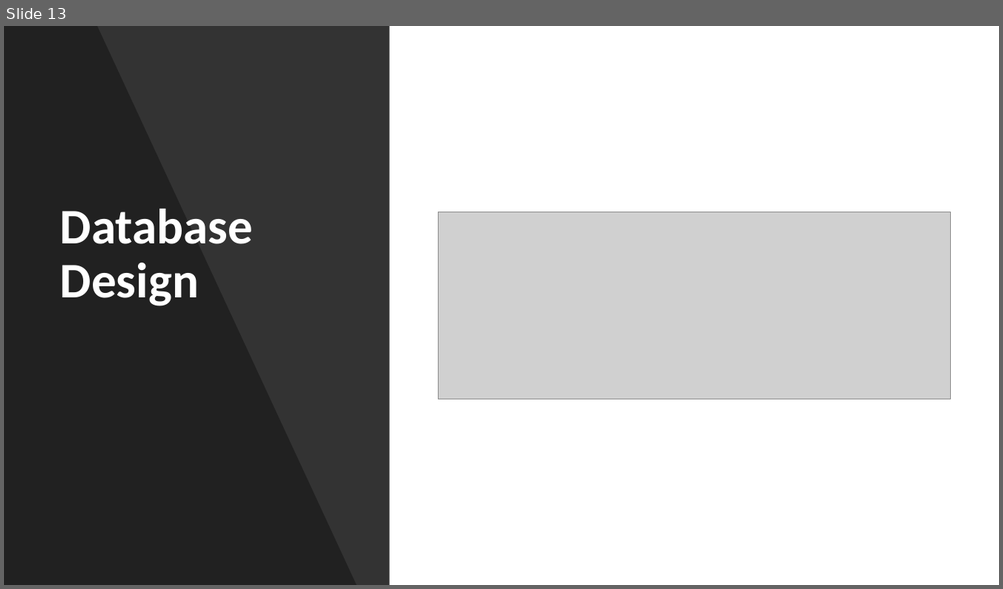
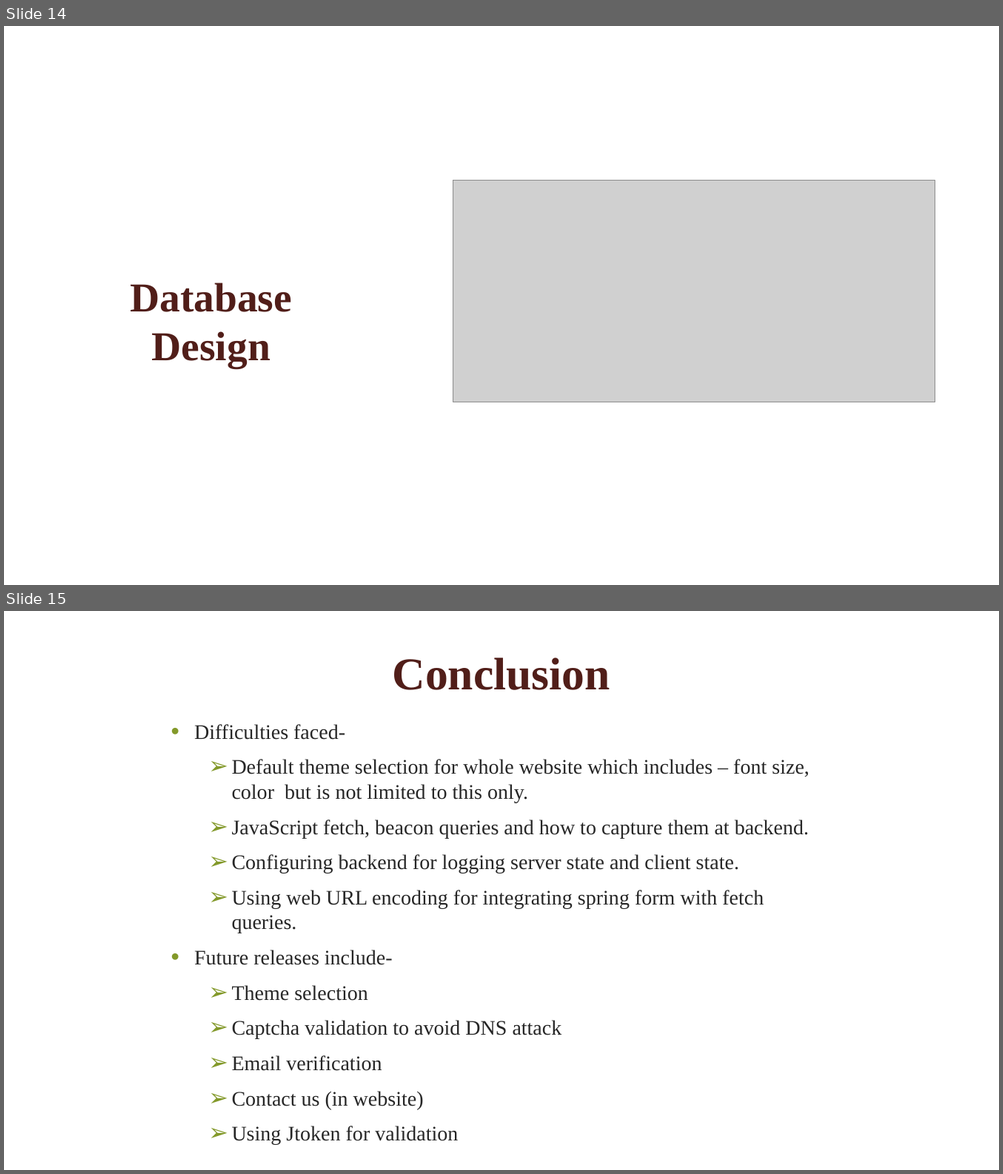
Before and after one commit to VikalpRusia/MineSweeper, a slide deck: documents/ppt/minesweeper_ppt.pptx. Shown one above the other, each under a label of ours: slide 13 before the commit, slides 14 and 15 after it. The pictures are 1003x589 and 1003x1174 pixels, drawn with LibreOffice and Linux fonts; fonts in the diff are those of the drawing; grey boxes stand for pictures; background and template pictures are left out. Boxes give left, top, right and bottom in pixels: in the first picture for what was removed or moved away, otherwise in the second. Text is boxed around its words. In the diff, an @@ line names an element or a change of style, - is before the commit and + after.

```diff
--- a/documents/ppt/minesweeper_ppt.pptx
+++ b/documents/ppt/minesweeper_ppt.pptx
@@ slide 15 added at bbox=[4, 611, 999, 1170], background picture (left out) @@
@@ title added at bbox=[392, 658, 610, 690], 44 pt, text #511E19, bold @@
+Conclusion
@@ text added at bbox=[194, 724, 809, 1145], 20 pt, text #262626 @@
+• Difficulties faced-
+  ➢ Default theme selection for whole website which includes – font size, color but is not limited to this only.
+  ➢ JavaScript fetch, beacon queries and how to capture them at backend.
+  ➢ Configuring backend for logging server state and client state.
+  ➢ Using web URL encoding for integrating spring form with fetch queries.
+• Future releases include-
+  ➢ Theme selection
+  ➢ Captcha validation to avoid DNS attack
+  ➢ Email verification
+  ➢ Contact us (in website)
+  ➢ Using Jtoken for validation
@@ what was slide 13 is now slide 14 @@
@@ slide 14 changed as well @@
@@ rectangle removed at bbox=[4, 26, 390, 585] @@
@@ freeform shape removed at bbox=[4, 26, 356, 585] @@
@@ picture: place and size @@
-picture at bbox=[438, 212, 950, 399]
+picture at bbox=[453, 181, 935, 403]
@@ title "Database Design": place and size @@
-title "Database Design" at bbox=[53, 118, 340, 312]
+title "Database Design" at bbox=[68, 210, 355, 374]
@@ title "Database Design" at bbox=[68, 210, 355, 374]: size 48 to 39.6 pt, font Calibri to Times New Roman, text colour #FFFFFF to #511E19; alignment left to centre; line spacing 0.9 to 1 @@
```
Also in this commit, not shown: 10 other slides changed, 5 other slides added, 3 slides removed.
